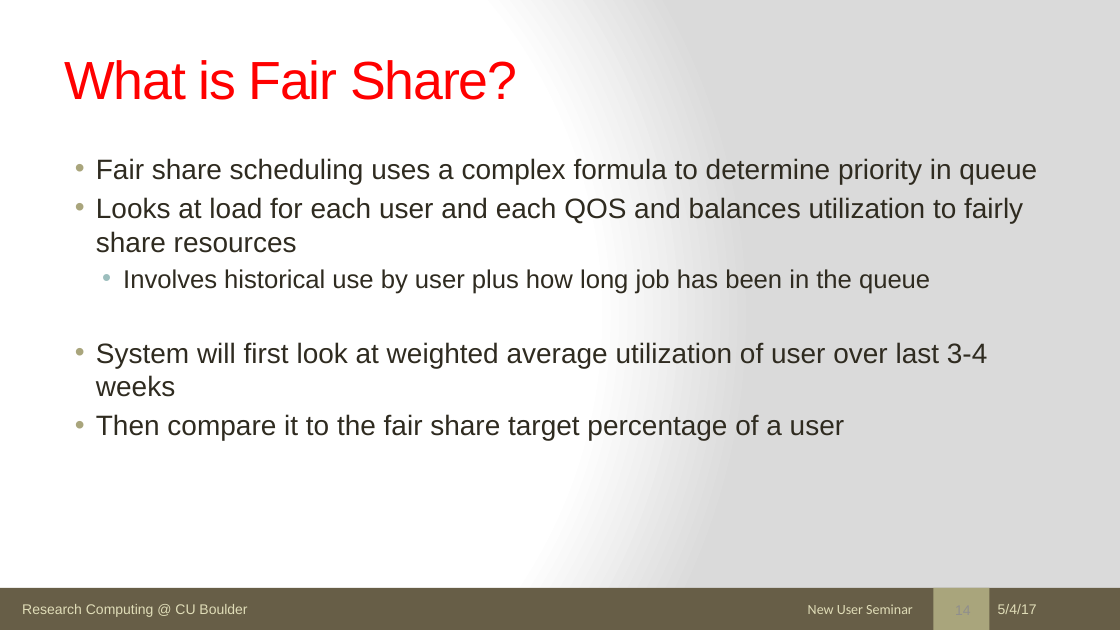
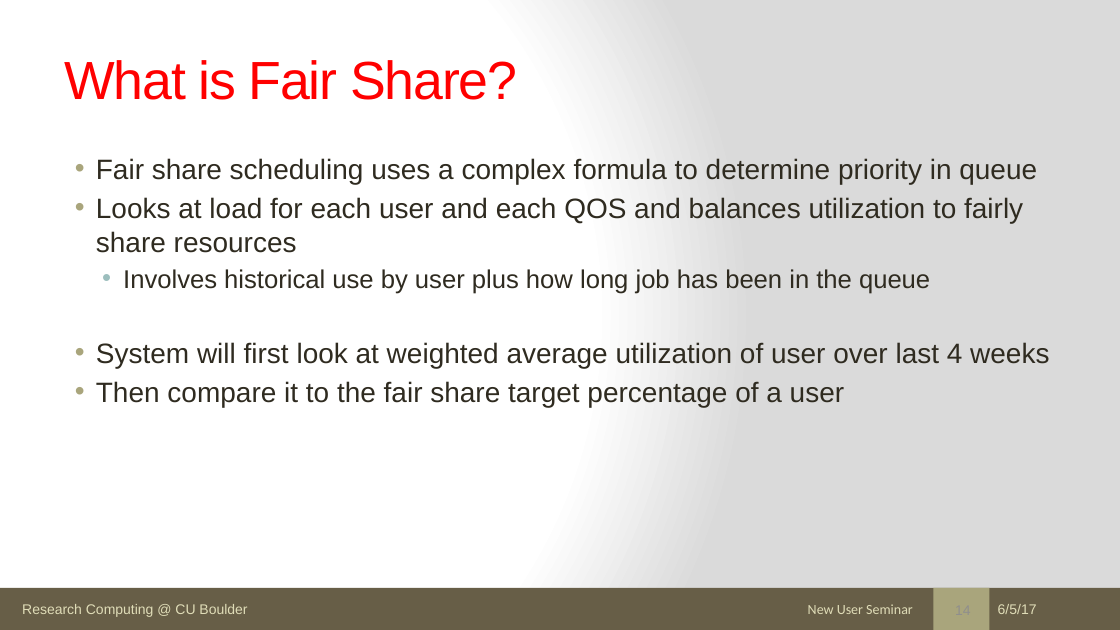
Before and after one commit to ResearchComputing/New_User_Seminar, a slide deck: slide 14 of rc_new_user_seminar_2017.pptx. Drawn at 1120x630 pixels with LibreOffice and Linux fonts; fonts in the diff are those of the drawing. Boxes give left, top, right and bottom in pixels: in the first picture for what was removed or moved away, otherwise in the second. Text is boxed around its words. In the diff, an @@ line names an element or a change of style, - is before the commit and + after.

```diff
--- a/rc_new_user_seminar_2017.pptx
+++ b/rc_new_user_seminar_2017.pptx
@@ text at box(96, 342, 1049, 368): text changed @@
-• System will first look at weighted average utilization of user over last 3-4 weeks
+• System will first look at weighted average utilization of user over last 4 weeks
@@ text at box(998, 604, 1037, 614): text changed @@
-5/4/17
+6/5/17
```
Also in this commit, not shown: 55 other slides changed, 7 other files.
